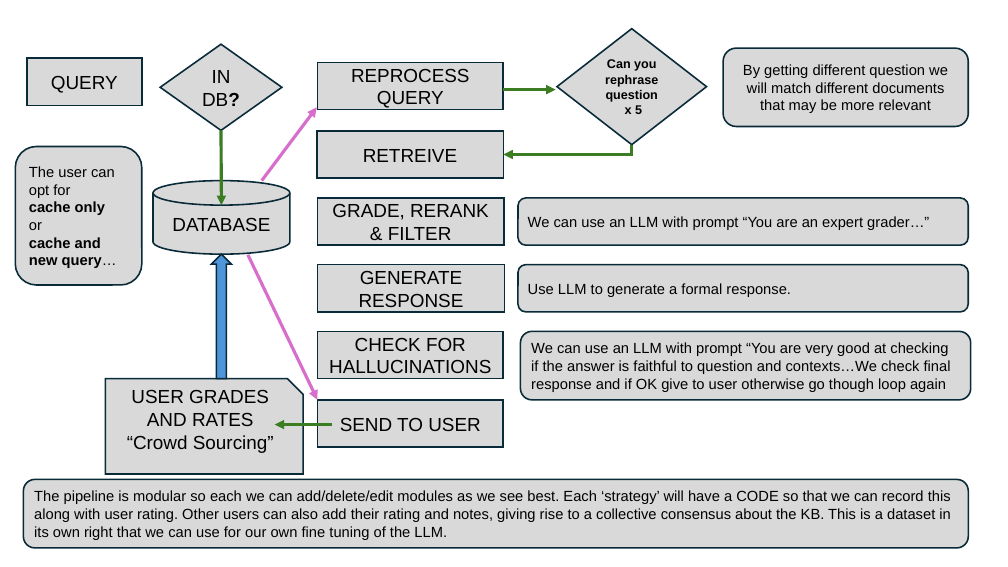
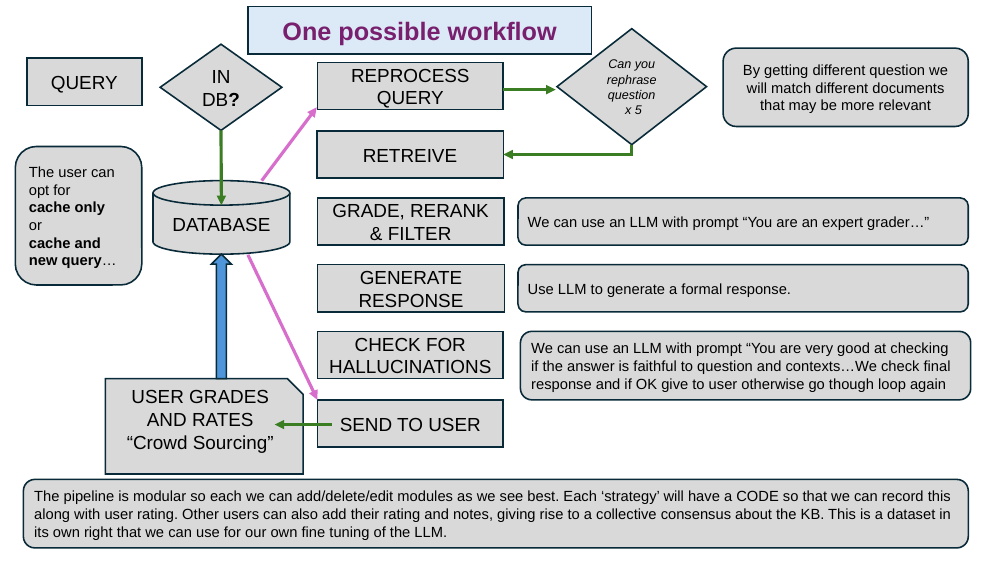
Before and after one commit to Python-Test-Engineer/AI-KB-BOOK, a slide deck: slide 1 of docs/images/rag.pptx. Drawn at 1008x567 pixels with LibreOffice and Linux fonts; fonts in the diff are those of the drawing. Boxes give left, top, right and bottom in pixels: in the first picture for what was removed or moved away, otherwise in the second. Text is boxed around its words. In the diff, an @@ line names an element or a change of style, - is before the commit and + after.

```diff
--- a/docs/images/rag.pptx
+++ b/docs/images/rag.pptx
@@ rectangle added at bbox=[248, 7, 591, 54], fill #DCEAF7, outline #092A39 1.5 pt, 24 pt, text #78206E, bold @@
+One possible workflow
@@ diamond "Can you rephrase question" at bbox=[557, 29, 707, 144]: bold off, italic on @@
```
Also in this commit, not shown: 1 other slide changed, 2 other files.
